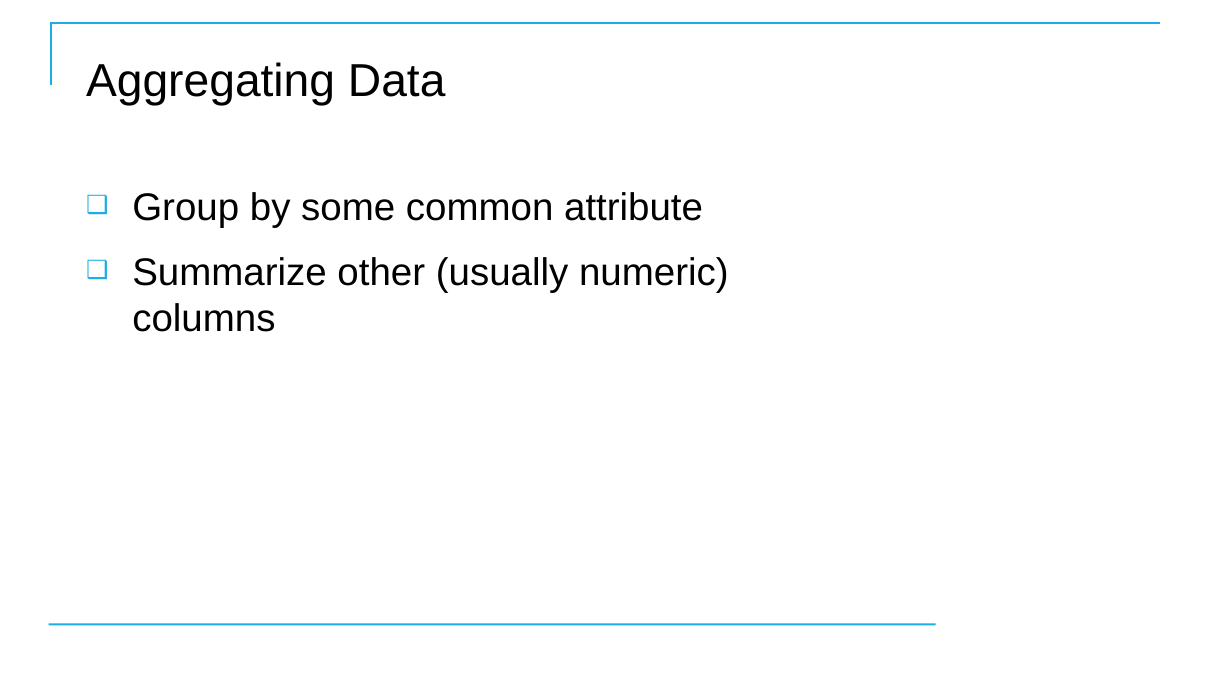
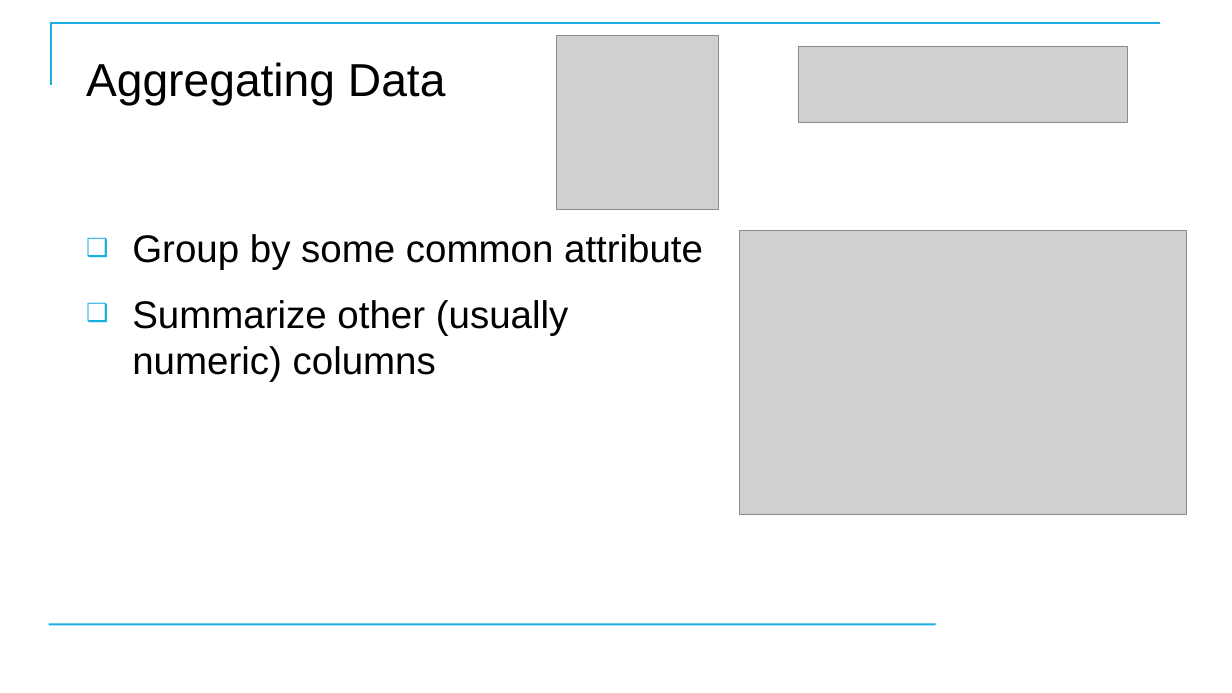
Before and after one commit to CostelloTechnicalConsulting/XTBP10---Tableau-Prep-Introduction, a slide deck: slide 90 of ppt/TableauPrepBuilderIntroV1_1.pptx. Drawn at 1232x693 pixels with LibreOffice and Linux fonts; fonts in the diff are those of the drawing; grey boxes stand for pictures; background and template pictures are left out. Boxes give left, top, right and bottom in pixels: in the first picture for what was removed or moved away, otherwise in the second. Text is boxed around its words. In the diff, an @@ line names an element or a change of style, - is before the commit and + after.

```diff
--- a/ppt/TableauPrepBuilderIntroV1_1.pptx
+++ b/ppt/TableauPrepBuilderIntroV1_1.pptx
@@ picture added at <box>556,35,719,209</box> @@
@@ picture added at <box>799,46,1128,122</box> @@
@@ text "Group by some common attribute" rewrapped from <box>132,192,729,332</box> to <box>132,234,703,382</box> @@
@@ picture added at <box>739,231,1188,515</box> @@
```
Also in this commit, not shown: 1 other slide changed, 1 slide added, 2 slides removed, 3 other files.
